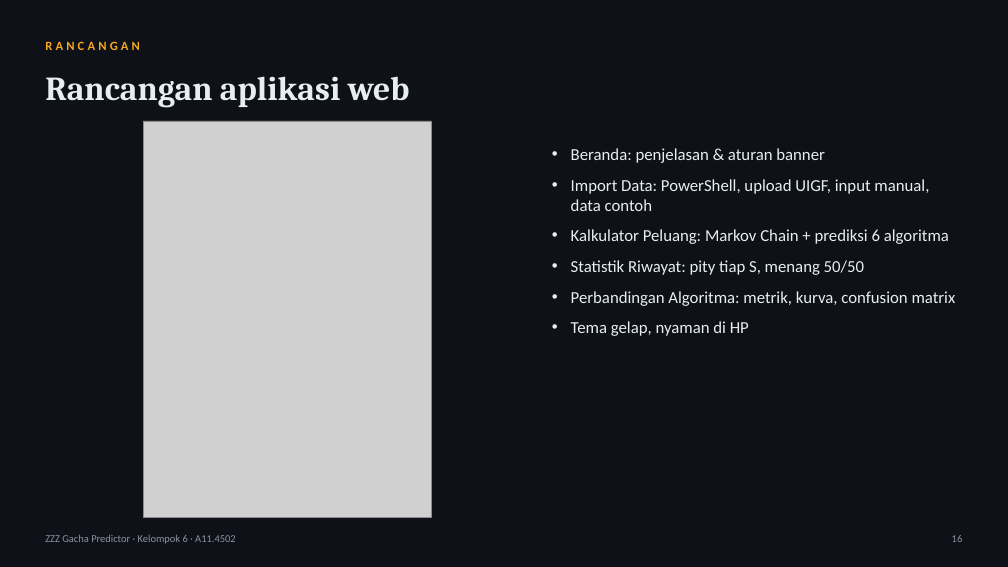
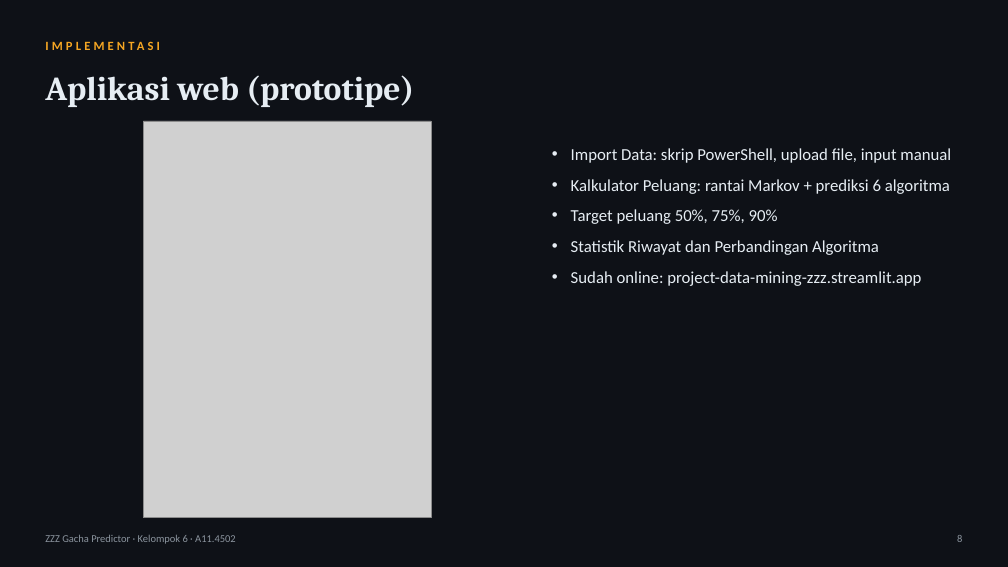
Before and after one commit to tehgeii/project-data-mining, a slide deck: slide 8 of docs/tugas/UTS_Slide_Kelompok6_A11.4502.pptx (slide 16 before the commit). Drawn at 1008x567 pixels with LibreOffice and Linux fonts; fonts in the diff are those of the drawing; grey boxes stand for pictures. Boxes give left, top, right and bottom in pixels: in the first picture for what was removed or moved away, otherwise in the second. Text is boxed around its words. In the diff, an @@ line names an element or a change of style, - is before the commit and + after.

Commit message:
Ringkas slide UTS jadi 11 slide sesuai proposal kelompok dan batas video 5-10 menit
Judul, rumusan masalah, penelitian terdahulu, kebaruan, data, metode, dan hasil
yang diharapkan di slide UTS kini mengikuti proposal UTS yang dikumpulkan
kelompok. Naskah pembicara sekitar 9,5 menit sesuai panduan UTS dari dosen.
Panduan pengumpulan ikut diperbarui: ketentuan proposal .docx, slide .pptx,
video 5-10 menit, dan PDF proposal maksimal 5 MB untuk Kulino.

```diff
--- a/docs/tugas/UTS_Slide_Kelompok6_A11.4502.pptx
+++ b/docs/tugas/UTS_Slide_Kelompok6_A11.4502.pptx
@@ text at <box>45,41,140,50</box>: text changed @@
-RANCANGAN
+IMPLEMENTASI
@@ text at <box>45,75,414,107</box>: text changed @@
-Rancangan aplikasi web
+Aplikasi web (prototipe)
@@ text at <box>571,148,951,286</box>: text changed @@
-• Beranda: penjelasan & aturan banner
-• Import Data: PowerShell, upload UIGF, input manual, data contoh
-• Kalkulator Peluang: Markov Chain + prediksi 6 algoritma
-• Statistik Riwayat: pity tiap S, menang 50/50
-• Perbandingan Algoritma: metrik, kurva, confusion matrix
-• Tema gelap, nyaman di HP
+• Import Data: skrip PowerShell, upload file, input manual
+• Kalkulator Peluang: rantai Markov + prediksi 6 algoritma
+• Target peluang 50%, 75%, 90%
+• Statistik Riwayat dan Perbandingan Algoritma
+• Sudah online: project-data-mining-zzz.streamlit.app
@@ text at <box>957,535,962,542</box>: text changed @@
-16
+8
```
Also in this commit, not shown: 2 other slides changed, 6 slides added, 14 slides removed, 2 other files.
